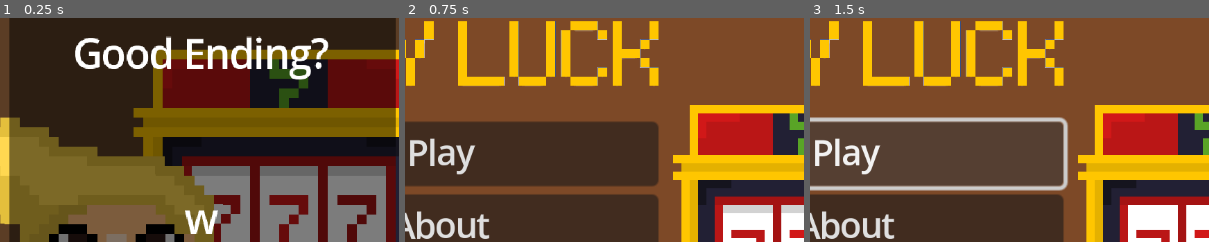
Above: before the commit, frames 1-3 (left to right).
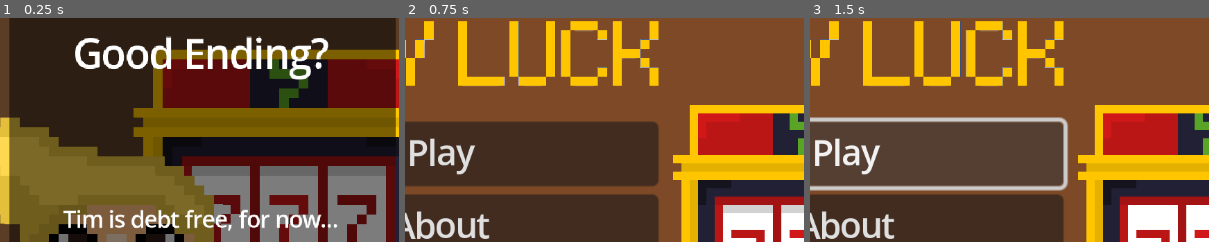
Above: after the commit, the same moments.

Repository: Kiydo/GameJam45
Game: Godot game, scene res://Scene/Stages/stage3.tscn
Two runs of this game, one before a commit and one after it. Both use one fixed random seed, a clock stepped at 60 frames per second and the inputs below. This scene is started directly instead of the project's main scene.
Inputs:
- Up to frame 1 (0.25 s): no input
- Up to frame 2 (0.75 s): click "Menu" at 0.5 s
- Up to frame 3 (1.5 s): click "Play" at 1.25 s
The pictures show only the part of the screen within x 25-75%, y 5-55%; the shares and areas given below are measured in that part.

The runs differ from the first frame. In frame 1, 2.4% of the frame differs, in the area x 15-85%, y 85-97%; in frame 2, nothing differs; in frame 3, nothing differs.

Commit message:
soundeffects and fixed animations

Diff:
--- /dev/null
+++ b/gamejam45/Prefab/AudioPrefab/GlobalMusicPlayer.tscn
@@ -0,0 +1,11 @@
+[gd_scene load_steps=3 format=3 uid="uid://dh0x2l4olye5y"]
+
+[ext_resource type="AudioStream" uid="uid://bsmjqb0i2nbwm" path="res://Audio/mainmenu.mp3" id="1_5r4n3"]
+[ext_resource type="Script" path="res://Scripts/UI/global_music_player.gd" id="2_phtms"]
+
+[node name="GlobalMusicPlayer" type="AudioStreamPlayer"]
+stream = ExtResource("1_5r4n3")
+volume_db = -15.0
+autoplay = true
+parameters/looping = true
+script = ExtResource("2_phtms")
--- a/gamejam45/Prefab/Environment/FakeFloor.tscn
+++ b/gamejam45/Prefab/Environment/FakeFloor.tscn
@@ -1,7 +1,8 @@
-[gd_scene load_steps=8 format=3 uid="uid://ci8346v45m48q"]
+[gd_scene load_steps=9 format=3 uid="uid://ci8346v45m48q"]
 
 [ext_resource type="Script" path="res://Scripts/Environment/fake_floor.gd" id="1_771yl"]
 [ext_resource type="Texture2D" uid="uid://np4mjwopx2xj" path="res://Textures/woodPlatform.png" id="1_f0x4s"]
+[ext_resource type="AudioStream" uid="uid://cvgglgiht37cv" path="res://Audio/what.mp3" id="3_m1g8b"]
 
 [sub_resource type="AtlasTexture" id="AtlasTexture_5j2hw"]
 atlas = ExtResource("1_f0x4s")
@@ -57,5 +58,12 @@
 [node name="CollisionShape2D" type="CollisionShape2D" parent="Hurtbox"]
 position = Vector2(-5.5, 2)
 shape = SubResource("RectangleShape2D_pjkkl")
+debug_color = Color(0.831759, 0.00139079, 0.941462, 0.42)
+
+[node name="AudioManager" type="Node" parent="."]
+
+[node name="break" type="AudioStreamPlayer" parent="AudioManager"]
+stream = ExtResource("3_m1g8b")
+volume_db = -8.988
 
 [connection signal="body_entered" from="Hurtbox" to="." method="_on_hurtbox_body_entered"]
--- a/gamejam45/Prefab/Player/player.tscn
+++ b/gamejam45/Prefab/Player/player.tscn
@@ -1,9 +1,10 @@
-[gd_scene load_steps=19 format=3 uid="uid://ilo361v6uty5"]
+[gd_scene load_steps=21 format=3 uid="uid://ilo361v6uty5"]
 
 [ext_resource type="Script" path="res://Scripts/Player/player.gd" id="1_fmkkt"]
 [ext_resource type="Texture2D" uid="uid://cjxxfis0h2d0r" path="res://Textures/LadyLuckIdle.png" id="2_kcjdu"]
 [ext_resource type="Texture2D" uid="uid://ddwdrkrfvqtgq" path="res://Textures/LadyLuckJump.png" id="3_ju8qj"]
 [ext_resource type="Texture2D" uid="uid://c182ms4o0b3pw" path="res://Textures/LadyLuckMovement.png" id="4_e1x4p"]
+[ext_resource type="AudioStream" uid="uid://dh2ruavc5sywh" path="res://Audio/jump.mp3" id="5_asqox"]
 
 [sub_resource type="AtlasTexture" id="AtlasTexture_26y1k"]
 atlas = ExtResource("2_kcjdu")
@@ -15,6 +16,10 @@
 
 [sub_resource type="AtlasTexture" id="AtlasTexture_p0o1i"]
 atlas = ExtResource("2_kcjdu")
+region = Rect2(0, 64, 64, 64)
+
+[sub_resource type="AtlasTexture" id="AtlasTexture_orvht"]
+atlas = ExtResource("3_ju8qj")
 region = Rect2(0, 64, 64, 64)
 
 [sub_resource type="AtlasTexture" id="AtlasTexture_j5day"]
@@ -80,6 +85,14 @@
 }, {
 "frames": [{
 "duration": 1.0,
+"texture": SubResource("AtlasTexture_orvht")
+}],
+"loop": true,
+"name": &"jump_air",
+"speed": 5.0
+}, {
+"frames": [{
+"duration": 1.0,
 "texture": SubResource("AtlasTexture_j5day")
 }, {
 "duration": 1.0,
@@ -132,9 +145,15 @@
 [node name="AnimatedSprite2D" type="AnimatedSprite2D" parent="."]
 position = Vector2(0, -22)
 sprite_frames = SubResource("SpriteFrames_jy4te")
-animation = &"jump_start"
+animation = &"jump_air"
 autoplay = "idle"
 
 [node name="CollisionShape2D" type="CollisionShape2D" parent="."]
 position = Vector2(0, -23)
 shape = SubResource("CapsuleShape2D_n72pr")
+
+[node name="AudioManager" type="Node" parent="."]
+
+[node name="jump" type="AudioStreamPlayer" parent="AudioManager"]
+stream = ExtResource("5_asqox")
+volume_db = -10.272
--- a/gamejam45/Scene/Stages/stage-3.tscn
+++ b/gamejam45/Scene/Stages/stage-3.tscn
@@ -1,7 +1,8 @@
-[gd_scene load_steps=5 format=3 uid="uid://duwllxwue26i"]
+[gd_scene load_steps=6 format=3 uid="uid://duwllxwue26i"]
 
 [ext_resource type="Script" path="res://Scripts/UI/badend.gd" id="1_33o4j"]
 [ext_resource type="Texture2D" uid="uid://cki8ryvyqofov" path="res://Textures/slotmachinebgL.png" id="1_a85cf"]
+[ext_resource type="AudioStream" uid="uid://ys3133ncv1g3" path="res://Audio/gameover.mp3" id="3_cu0m4"]
 
 [sub_resource type="AtlasTexture" id="AtlasTexture_ph42o"]
 atlas = ExtResource("1_a85cf")
@@ -65,4 +66,11 @@
 offset_bottom = 170.0
 text = "Menu"
 
+[node name="AudioManager" type="Node" parent="."]
+
+[node name="GameOver" type="AudioStreamPlayer" parent="AudioManager"]
+stream = ExtResource("3_cu0m4")
+volume_db = -11.556
+autoplay = true
+
 [connection signal="pressed" from="Button" to="." method="_on_button_pressed"]
--- a/gamejam45/Scene/Stages/stage3.tscn
+++ b/gamejam45/Scene/Stages/stage3.tscn
@@ -1,8 +1,9 @@
-[gd_scene load_steps=8 format=3 uid="uid://cb3k8o5kqonvs"]
+[gd_scene load_steps=9 format=3 uid="uid://cb3k8o5kqonvs"]
 
 [ext_resource type="Script" path="res://Scripts/UI/stage_3.gd" id="1_3bevh"]
 [ext_resource type="Texture2D" uid="uid://bdq2jd6bgxi8j" path="res://Textures/slotmachine.png" id="1_3oxor"]
 [ext_resource type="Texture2D" uid="uid://dn28u6clxvoq6" path="res://Textures/TimCasino.png" id="2_b7tsq"]
+[ext_resource type="AudioStream" uid="uid://m73ir8egk5ix" path="res://Audio/goodending.mp3" id="4_af1m1"]
 
 [sub_resource type="AtlasTexture" id="AtlasTexture_ftgc1"]
 atlas = ExtResource("1_3oxor")
@@ -77,7 +78,8 @@
 offset_top = -56.0
 offset_right = 72.0
 offset_bottom = 55.0
-text = "w"
+theme_override_font_sizes/font_size = 9
+text = "Tim is debt free, for now..."
 horizontal_alignment = 1
 vertical_alignment = 1
 autowrap_mode = 3
@@ -90,4 +92,9 @@
 theme_override_font_sizes/font_size = 11
 text = "Menu"
 
+[node name="goodending" type="AudioStreamPlayer" parent="."]
+stream = ExtResource("4_af1m1")
+volume_db = -10.272
+autoplay = true
+
 [connection signal="pressed" from="Button" to="." method="_on_button_pressed"]
--- a/gamejam45/Scene/Stages/stageDone.tscn
+++ b/gamejam45/Scene/Stages/stageDone.tscn
@@ -1,7 +1,8 @@
-[gd_scene load_steps=5 format=3 uid="uid://bt84cnaysjyx6"]
+[gd_scene load_steps=6 format=3 uid="uid://bt84cnaysjyx6"]
 
 [ext_resource type="Texture2D" uid="uid://c57bkbisef6gy" path="res://Textures/TimCasinoGlasses.png" id="1_oo0in"]
 [ext_resource type="Script" path="res://Scripts/UI/stage_done.gd" id="1_poq5s"]
+[ext_resource type="AudioStream" uid="uid://nuskxgr8jnf" path="res://Audio/trueending.mp3" id="3_3gji4"]
 
 [sub_resource type="AtlasTexture" id="AtlasTexture_b7fmp"]
 atlas = ExtResource("1_oo0in")
@@ -49,7 +50,9 @@
 offset_right = 56.0
 offset_bottom = 39.0
 theme_override_font_sizes/font_size = 8
-text = "While waiting for the slot machine, Tim had an existential crisis and left..."
+text = "While waiting for the slot machine, Tim had an existential crisis and left...
+
+Maybe gambling everything isn't the smartest thing"
 autowrap_mode = 3
 
 [node name="Button" type="Button" parent="."]
@@ -60,4 +63,11 @@
 theme_override_font_sizes/font_size = 12
 text = "Menu"
 
+[node name="AudioManager" type="Node" parent="."]
+
+[node name="TrueEnding" type="AudioStreamPlayer" parent="AudioManager"]
+stream = ExtResource("3_3gji4")
+volume_db = -5.778
+autoplay = true
+
 [connection signal="pressed" from="Button" to="." method="_on_button_pressed"]
--- a/gamejam45/Scripts/Environment/fake_floor.gd
+++ b/gamejam45/Scripts/Environment/fake_floor.gd
@@ -1,6 +1,7 @@
 extends CharacterBody2D
 @export var character_body_2d : CharacterBody2D = null
 @onready var animated_sprite_2d: AnimatedSprite2D = $AnimatedSprite2D
+@onready var break_effect: AudioStreamPlayer = $AudioManager/break
 
 func _ready() -> void:
 	animated_sprite_2d.connect("animation_finished", Callable(self, "_on_animation_finished"))
@@ -9,3 +10,4 @@
 func _on_hurtbox_body_entered(body: Node2D) -> void:
 	print("floor broke")
 	animated_sprite_2d.play("break")
+	break_effect.play()
--- a/gamejam45/Scripts/Environment/slots.gd
+++ b/gamejam45/Scripts/Environment/slots.gd
@@ -32,7 +32,7 @@
 		total_time_seconds += 1
 		var seconds: int = total_time_seconds
 		#print(seconds)
-		if seconds == 30:
+		if seconds == 30: # wait 30 secs for the true ending
 			var default_scene = "res://Scene/Stages/stageDone.tscn"
 			print("loading good ending")
 			call_deferred("change_scene", default_scene)
--- a/gamejam45/Scripts/Player/player.gd
+++ b/gamejam45/Scripts/Player/player.gd
@@ -1,31 +1,27 @@
 extends CharacterBody2D
 
-# ANIMATION NODES
 @onready var animated_sprite_2d: AnimatedSprite2D = $AnimatedSprite2D
-#@onready var animated_sprite_2d_2: AnimatedSprite2D = $AnimatedSprite2D/AnimatedSprite2D2
-
+@onready var jump_effect: AudioStreamPlayer = $AudioManager/jump
 @onready var movement = preload("res://Scripts/Player/player_movement.gd").new()
 
-# STATES
 enum State {IDLE, WALK, JUMP_START, JUMP_END}
 enum Player_direction {RIGHT, LEFT}
-var current_state: State
 
-var animation_trigger = false
-var animation_trigger2 = false
-var character_sprite : Sprite2D
+var current_state: State = State.IDLE
 var current_player_direction
-
-#
-#const SPEED = 300.0
-#const JUMP_VELOCITY = -400.0
+var animation_trigger := false
 
 func _ready():
-	current_state = State.IDLE
-	animated_sprite_2d.connect("animation_finished", Callable(self, "_on_animation_finished"))
+	if animated_sprite_2d.is_connected("animation_finished", Callable(self, "_on_animation_finished")) == false:
+		animated_sprite_2d.connect("animation_finished", Callable(self, "_on_animation_finished"))
 
+func set_state(new_state: State) -> void:
+	if current_state == new_state:
+		return
+	current_state = new_state
+	animation_trigger = false
 
-func _physics_process(delta: float):
+func _physics_process(delta: float) -> void:
 	player_face_direction()
 	movement.player_falling(delta, self, velocity)
 	movement.player_idle(delta, self)
@@ -35,8 +31,7 @@
 	player_animations()
 
 func input_movement():
-	var direction : float = Input.get_axis("move_left", "move_right")
-	return direction
+	return Input.get_axis("move_left", "move_right")
 
 func player_face_direction():
 	var direction = input_movement()
@@ -48,20 +43,18 @@
 func player_animations():
 	match current_state:
 		State.IDLE:
-			if animation_trigger == false:
+			if not animation_trigger:
 				animated_sprite_2d.play("idle")
+				animation_trigger = true
 		State.WALK:
-			if animation_trigger == false:
+			if not animation_trigger:
 				animated_sprite_2d.play("walk")
+				animation_trigger = true
 		State.JUMP_START:
-			if animation_trigger == false:
+			if not animation_trigger:
 				animated_sprite_2d.play("jump_start")
+				animation_trigger = true
 		State.JUMP_END:
-			if animation_trigger == false:
+			if not animation_trigger:
 				animated_sprite_2d.play("jump_end")
-
-
-func _on_animation_finished():
-	animation_trigger = false
-func _on_animation_finished2():
-	animation_trigger2 = false
+				animation_trigger = true
--- a/gamejam45/Scripts/Player/player_movement.gd
+++ b/gamejam45/Scripts/Player/player_movement.gd
@@ -4,52 +4,47 @@
 
 @export var SPEED : int = 70
 @export var GRAVITY : int = 300
-
 @export var JUMPFORCE : int = -180
 @export var JUMP_HORIZONTAL : int = 100
 
 var has_jumped : bool = false
 
 func player_falling(delta : float, player: CharacterBody2D, velocity : Vector2):
-	if !player.is_on_floor():
+	if not player.is_on_floor():
 		player.velocity.y += GRAVITY * delta
 		if player.velocity.y < 0:
-			player.current_state = State.JUMP_START
+			player.set_state(State.JUMP_START)
 		else:
-			player.current_state = State.JUMP_END
-	elif player.is_on_floor():
+			player.set_state(State.JUMP_END)
+	else:
 		has_jumped = false
-		player.current_state = State.IDLE
+		player.set_state(State.IDLE)
 
-# jump logic for the player
 func player_jump(delta : float, player: CharacterBody2D, velocity : Vector2):
 	if Input.is_action_just_pressed("jump") and player.is_on_floor():
 		player.velocity.y = JUMPFORCE
-		player.current_state = State.JUMP_START
+		player.set_state(State.JUMP_START)
+		player.jump_effect.play()
 		has_jumped = true
-	if !player.is_on_floor():
+
+	if not player.is_on_floor():
 		if player.current_state == State.JUMP_START or player.current_state == State.JUMP_END:
 			var direction = player.input_movement()
-			if direction != 0 and !player.is_on_floor():
-				player.animated_sprite_2d.flip_h = false if direction > 0 else true
+			if direction != 0:
+				player.animated_sprite_2d.flip_h = direction < 0
 				player.velocity.x += direction * JUMP_HORIZONTAL * delta
 
-# function for when the player is idle (not doing anything : DEFAULT)
 func player_idle(delta : float, player: CharacterBody2D):
 	if player.is_on_floor() and player.current_state != State.JUMP_START and player.current_state != State.JUMP_END:
-		player.current_state = State.IDLE
+		player.set_state(State.IDLE)
 
-# Player running logic
 func player_walk(delta : float, player: CharacterBody2D, velocity : Vector2):
-	# Gets player direction depending on user input (created through project settings>input map)
 	var direction = player.input_movement()
-	# If player is running or not
 	if direction:
-		player.velocity.x = direction * SPEED # speed of the player horizontal movement
+		player.velocity.x = direction * SPEED
 	else:
-		player.velocity.x = move_toward(velocity.x, 0 ,SPEED) # gradually reduces speed when zero input
-	# Sets Run State
+		player.velocity.x = move_toward(velocity.x, 0 ,SPEED)
+
 	if direction != 0 and player.is_on_floor():
-		player.current_state = State.WALK
-		# if player goes left it flips sprite animation to indicate direction
-		player.animated_sprite_2d.flip_h = false if direction > 0 else true
+		player.set_state(State.WALK)
+		player.animated_sprite_2d.flip_h = direction < 0
--- a/gamejam45/Scripts/UI/badend.gd
+++ b/gamejam45/Scripts/UI/badend.gd
@@ -1,6 +1,7 @@
 extends Node2D
 
-
+func _ready() -> void:
+	GlobalMusicPlayer.play_music()
 
 func _on_button_pressed() -> void:
 	var default_scene = "res://Scene/UI/menu.tscn"
--- /dev/null
+++ b/gamejam45/Scripts/UI/global_music_player.gd
@@ -0,0 +1,33 @@
+extends AudioStreamPlayer
+
+const main_music = preload("res://Audio/mainmenu.mp3")
+
+func _play_music(music: AudioStream, volume = 0.2):
+	var current_scene_id = get_tree().current_scene
+	var current_scene = current_scene_id.scene_file_path
+	print(current_scene)
+	if current_scene == "res://Scene/Stages/stage3.tscn" or current_scene == "res://Scene/Stages/stageDone.tscn" or current_scene == "res://Scene/Stages/stage-3.tscn":
+		print("music should stop")
+		stop()
+		current_scene = ""
+		return
+	else:
+		play()
+
+	if stream == music:
+		return
+	stream = music
+	volume_db = volume
+	play()
+
+func play_music():
+	_play_music(main_music)
+#
+## Called when the node enters the scene tree for the first time.
+#func _ready() -> void:
+	#pass # Replace with function body.
+#
+#
+## Called every frame. 'delta' is the elapsed time since the previous frame.
+#func _process(delta: float) -> void:
+	#pass
--- a/gamejam45/Scripts/UI/menu.gd
+++ b/gamejam45/Scripts/UI/menu.gd
@@ -2,6 +2,11 @@
 #@onready var slot_machine = get_parent().get_node("SlotMachineMenu")
 @onready var slot_machine: Node = $SlotMachineMenu
 @onready var lever_clank: AudioStreamPlayer = $AudioManager/clank
+#@onready var menu_music: AudioStreamPlayer = $AudioManager/menuMusic
+#
+func _ready() -> void:
+	GlobalMusicPlayer.play_music()
+	#menu_music.play()
 
 # Play Button
 func _on_play_pressed() -> void:
--- a/gamejam45/Scripts/UI/stage_3.gd
+++ b/gamejam45/Scripts/UI/stage_3.gd
@@ -1,5 +1,8 @@
 extends Node2D
 
+
+func _ready() -> void:
+	GlobalMusicPlayer.play_music()
 
 
 func _on_button_pressed() -> void:
--- a/gamejam45/Scripts/UI/stage_done.gd
+++ b/gamejam45/Scripts/UI/stage_done.gd
@@ -1,4 +1,7 @@
 extends Node2D
+
+func _ready() -> void:
+	GlobalMusicPlayer.play_music()
 
 func _on_button_pressed() -> void:
 	var default_scene = "res://Scene/UI/menu.tscn"
--- a/gamejam45/project.godot
+++ b/gamejam45/project.godot
@@ -14,6 +14,10 @@
 run/main_scene="res://Scene/UI/menu.tscn"
 config/features=PackedStringArray("4.3", "Forward Plus")
 config/icon="res://icon.svg"
+
+[autoload]
+
+GlobalMusicPlayer="*res://Prefab/AudioPrefab/GlobalMusicPlayer.tscn"
 
 [global_group]
 
Not shown, added: gamejam45/Audio/gameover.mp3.import
Not shown, added: gamejam45/Audio/goodending.mp3.import
Not shown, added: gamejam45/Audio/jump.mp3.import
Not shown, added: gamejam45/Audio/mainmenu.mp3.import
Not shown, added: gamejam45/Audio/trueending.mp3.import
Not shown, added: gamejam45/Audio/what.mp3.import
Not shown, added: gamejam45/Audio/gameover.mp3
Not shown, added: gamejam45/Audio/goodending.mp3
Not shown, added: gamejam45/Audio/jump.mp3
Not shown, added: gamejam45/Audio/mainmenu.mp3
Not shown, added: gamejam45/Audio/trueending.mp3
Not shown, added: gamejam45/Audio/what.mp3
(and 2 more such lines)
